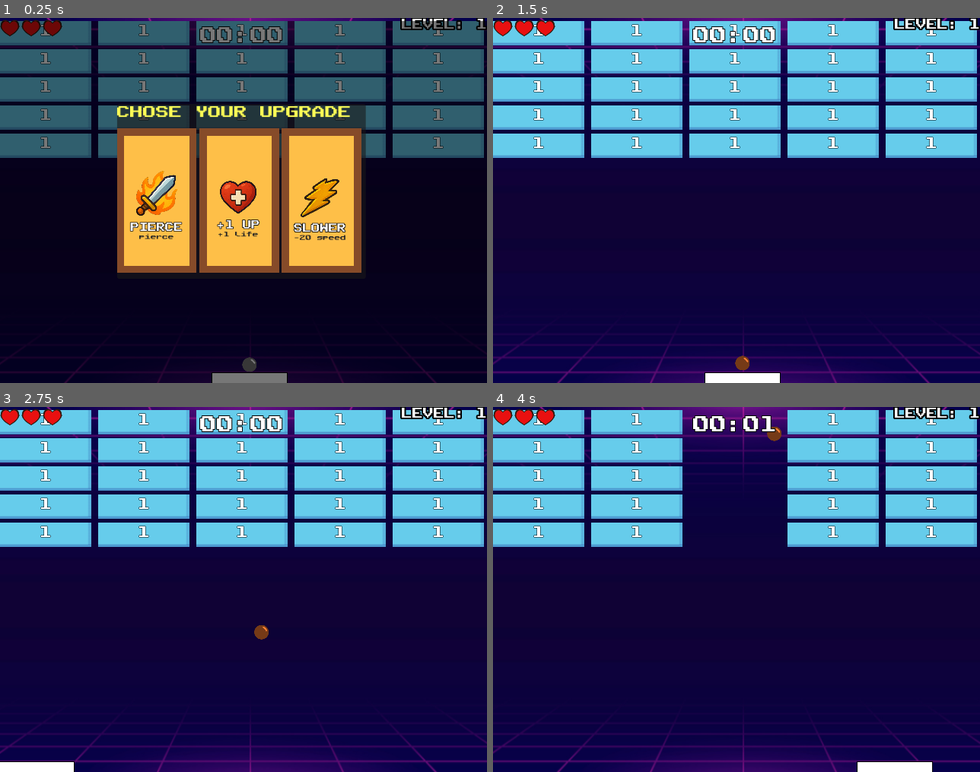
Above: before the commit, frames 1-4 (two rows, left to right).
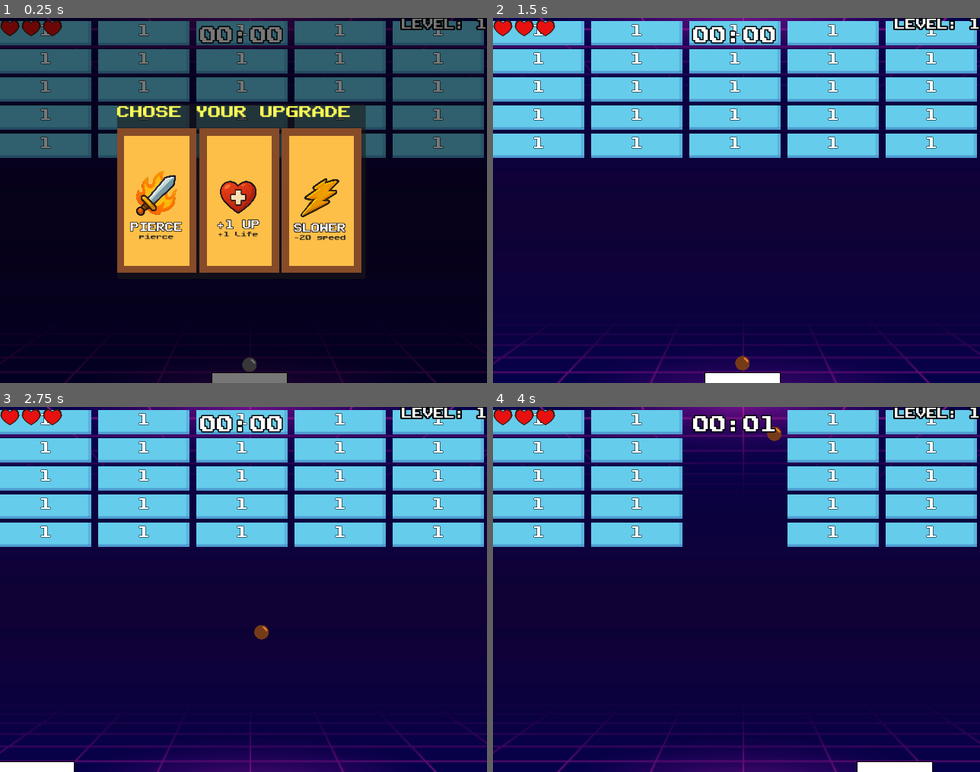
Above: after the commit, the same moments.

Repository: fabiolrodriguez/roguebrick
Game: Godot game, scene res://scenes/wrold.tscn
Same seed, same stepped clock (60 frames per second), same inputs: the game is played once before the commit and once after it.
Inputs (mouse positions are in pixels of both pictures, inside the frame that each line leads up to):
- Up to frame 1 (0.25 s): no input
- Up to frame 2 (1.5 s): tap Enter (ui_accept) at 0.5, 0.77 s; move the mouse to (843, 182) at 0.52 s; hold Right (ui_right) 0.53-1.25 s; click (648, 200) at 1.25 s
- Up to frame 3 (2.75 s): tap Enter (ui_accept) at 2, 2.27 s; move the mouse to (146, 607) at 2.02 s; hold Left (ui_left) from 2.03 s (still down)
- Up to frame 4 (4 s): move the mouse to (785, 509) at 2.77 s; release Left (ui_left) at 2.78 s; hold Right (ui_right) from 2.78 s (still down); move the mouse to (712, 662) at 3.52 s; tap Enter (ui_accept) at 3.77 s

The runs differ from the first frame. In frame 1, 0.9% of the frame differs, in the area x 0-100%, y 0-8%; in frame 2, 0.2%; in frame 3, 0.2%; in frame 4, 0.2%.

Commit message:
Added menu icons and fixed all menus

Diff:
--- a/scenes/wrold.tscn
+++ b/scenes/wrold.tscn
@@ -6,11 +6,14 @@
 [ext_resource type="PackedScene" uid="uid://s6uj340am82q" path="res://scenes/ball.tscn" id="3_ninex"]
 [ext_resource type="AudioStream" uid="uid://cvhmsmg4lnp61" path="res://assets/hit.mp3" id="5_vdhx6"]
 [ext_resource type="FontFile" uid="uid://ihks70w5dygr" path="res://assets/PublicPixel-rv0pA.ttf" id="5_w7a3i"]
-[ext_resource type="Texture2D" path="res://assets/transparent_background/cycle_transparent.png" id="6_06i83"]
+[ext_resource type="Texture2D" uid="uid://c3aavyyfd1w3l" path="res://assets/pixelbuttons/Pixel Buttons/Play_Pushed.png" id="6_j8gsw"]
 [ext_resource type="AudioStream" uid="uid://db1xcb8jghd27" path="res://assets/hit_brick.mp3" id="7_f3pje"]
+[ext_resource type="Texture2D" uid="uid://hp04iv3k2fsn" path="res://assets/pixelbuttons/Pixel Buttons/Music_Prev_Pushed.png" id="7_ft7vk"]
 [ext_resource type="AudioStream" uid="uid://jryeatwr5egh" path="res://assets/game_over.mp3" id="7_sehhi"]
 [ext_resource type="AudioStream" uid="uid://ct8rk5fq67bbc" path="res://assets/bg2.mp3" id="7_w7a3i"]
 [ext_resource type="AudioStream" uid="uid://l7g4b6mv3xfm" path="res://assets/deadzone.mp3" id="8_ajrab"]
+[ext_resource type="Texture2D" uid="uid://cql5rspb4sn0s" path="res://assets/pixelbuttons/Pixel Buttons/Cross_Pushed.png" id="8_ft7vk"]
+[ext_resource type="Texture2D" uid="uid://075ciql6kcue" path="res://assets/pixelbuttons/Pixel Buttons/Fast_Forward_Pushed.png" id="9_dt24f"]
 [ext_resource type="AudioStream" uid="uid://cvn3lm2ykrbp3" path="res://assets/destroy.mp3" id="9_n654h"]
 [ext_resource type="AudioStream" uid="uid://c6f5i82w3u4kj" path="res://assets/shine.mp3" id="10_wsg7y"]
 [ext_resource type="AudioStream" uid="uid://c80k8g5gnphdu" path="res://assets/chosed.mp3" id="11_sehhi"]
@@ -39,14 +42,14 @@
 [sub_resource type="LabelSettings" id="LabelSettings_vdhx6"]
 font = ExtResource("5_w7a3i")
 font_size = 22
-outline_size = 4
+outline_size = 6
 outline_color = Color(0, 0, 0, 1)
 shadow_size = 3
 
 [sub_resource type="LabelSettings" id="LabelSettings_x26i3"]
 font = ExtResource("5_w7a3i")
 font_size = 23
-font_color = Color(0.82502115, 0.2354809, 3.85046e-07, 1)
+font_color = Color(0.8862745, 0.8901961, 0, 1)
 
 [sub_resource type="LabelSettings" id="LabelSettings_ajrab"]
 font = ExtResource("5_w7a3i")
@@ -175,36 +178,49 @@
 anchor_right = 1.0
 anchor_bottom = 1.0
 offset_left = -11.0
-offset_top = -6.0
+offset_top = -13.0
 offset_right = 35.0
-offset_bottom = 29.0
+offset_bottom = 22.0
 grow_horizontal = 2
 grow_vertical = 2
 color = Color(0, 0, 0, 0.53333336)
 
-[node name="restart" type="Button" parent="dead" unique_id=873391574]
-offset_left = 186.0
-offset_top = 254.0
-offset_right = 261.0
-offset_bottom = 285.0
-text = "RESTART"
-icon = ExtResource("6_06i83")
-expand_icon = true
-
-[node name="quit" type="Button" parent="dead" unique_id=2067696824]
-offset_left = 385.0
-offset_top = 253.0
-offset_right = 460.0
-offset_bottom = 284.0
-text = "QUIT"
-
-[node name="title" type="Label" parent="dead" unique_id=1798592188]
-offset_left = 223.0
-offset_top = 201.0
-offset_right = 430.0
-offset_bottom = 233.0
+[node name="PanelContainer" type="PanelContainer" parent="dead" unique_id=995383835]
+custom_minimum_size = Vector2(36, 36)
+offset_left = 212.0
+offset_top = 164.0
+offset_right = 459.0
+offset_bottom = 306.0
+
+[node name="MarginContainer" type="MarginContainer" parent="dead/PanelContainer" unique_id=1432178857]
+layout_mode = 2
+
+[node name="VBoxContainer" type="VBoxContainer" parent="dead/PanelContainer/MarginContainer" unique_id=1609663850]
+layout_mode = 2
+
+[node name="title" type="Label" parent="dead/PanelContainer/MarginContainer/VBoxContainer" unique_id=1798592188]
+layout_mode = 2
 text = "GAME OVER!"
 label_settings = SubResource("LabelSettings_x26i3")
+horizontal_alignment = 1
+
+[node name="HBoxContainer" type="HBoxContainer" parent="dead/PanelContainer/MarginContainer/VBoxContainer" unique_id=126553957]
+layout_mode = 2
+alignment = 1
+
+[node name="restart" type="Button" parent="dead/PanelContainer/MarginContainer/VBoxContainer/HBoxContainer" unique_id=378730232]
+layout_mode = 2
+text = "RESTART"
+icon = ExtResource("7_ft7vk")
+icon_alignment = 1
+vertical_icon_alignment = 2
+
+[node name="quit" type="Button" parent="dead/PanelContainer/MarginContainer/VBoxContainer/HBoxContainer" unique_id=1559615580]
+layout_mode = 2
+text = "QUIT"
+icon = ExtResource("8_ft7vk")
+icon_alignment = 1
+vertical_icon_alignment = 2
 
 [node name="pause" type="CanvasLayer" parent="." unique_id=481035943]
 process_mode = 2
@@ -214,42 +230,56 @@
 anchor_right = 1.0
 anchor_bottom = 1.0
 offset_left = -11.0
-offset_top = -6.0
+offset_top = -11.0
 offset_right = 35.0
-offset_bottom = 29.0
+offset_bottom = 24.0
 grow_horizontal = 2
 grow_vertical = 2
 color = Color(0, 0, 0, 0.53333336)
 
-[node name="resume" type="Button" parent="pause" unique_id=1863447975]
-offset_left = 181.00002
-offset_top = 235.00002
-offset_right = 557.0
-offset_bottom = 543.0
-scale = Vector2(0.2, 0.2)
-text = "RESUME"
-
-[node name="restart" type="Button" parent="pause" unique_id=586514199]
-offset_left = 294.0
-offset_top = 254.0
-offset_right = 369.0
-offset_bottom = 285.0
-text = "RESTART"
-
-[node name="quit" type="Button" parent="pause" unique_id=1158852627]
-offset_left = 385.0
-offset_top = 253.0
-offset_right = 460.0
-offset_bottom = 284.0
-text = "QUIT"
-
-[node name="title" type="Label" parent="pause" unique_id=905728831]
-offset_left = 274.0
-offset_top = 202.0
-offset_right = 414.0
-offset_bottom = 234.0
+[node name="PanelContainer" type="PanelContainer" parent="pause" unique_id=66322275]
+custom_minimum_size = Vector2(36, 36)
+offset_left = 212.0
+offset_top = 164.0
+offset_right = 459.0
+offset_bottom = 306.0
+
+[node name="MarginContainer" type="MarginContainer" parent="pause/PanelContainer" unique_id=1334132888]
+layout_mode = 2
+
+[node name="VBoxContainer" type="VBoxContainer" parent="pause/PanelContainer/MarginContainer" unique_id=1321798034]
+layout_mode = 2
+
+[node name="title" type="Label" parent="pause/PanelContainer/MarginContainer/VBoxContainer" unique_id=905728831]
+layout_mode = 2
 text = "PAUSE"
 label_settings = SubResource("LabelSettings_ajrab")
+horizontal_alignment = 1
+
+[node name="HBoxContainer" type="HBoxContainer" parent="pause/PanelContainer/MarginContainer/VBoxContainer" unique_id=1094901160]
+layout_mode = 2
+alignment = 1
+
+[node name="resume" type="Button" parent="pause/PanelContainer/MarginContainer/VBoxContainer/HBoxContainer" unique_id=1863447975]
+layout_mode = 2
+text = "RESUME"
+icon = ExtResource("6_j8gsw")
+icon_alignment = 1
+vertical_icon_alignment = 2
+
+[node name="restart" type="Button" parent="pause/PanelContainer/MarginContainer/VBoxContainer/HBoxContainer" unique_id=586514199]
+layout_mode = 2
+text = "RESTART"
+icon = ExtResource("7_ft7vk")
+icon_alignment = 1
+vertical_icon_alignment = 2
+
+[node name="quit" type="Button" parent="pause/PanelContainer/MarginContainer/VBoxContainer/HBoxContainer" unique_id=1158852627]
+layout_mode = 2
+text = "QUIT"
+icon = ExtResource("8_ft7vk")
+icon_alignment = 1
+vertical_icon_alignment = 2
 
 [node name="win" type="CanvasLayer" parent="." unique_id=350136966]
 process_mode = 2
@@ -266,34 +296,48 @@
 grow_vertical = 2
 color = Color(0, 0, 0, 0.53333336)
 
-[node name="restart" type="Button" parent="win" unique_id=1638849918]
-offset_left = 175.0
-offset_top = 254.0
-offset_right = 250.0
-offset_bottom = 285.0
-text = "RESTART"
-
-[node name="quit" type="Button" parent="win" unique_id=388769189]
-offset_left = 401.0
-offset_top = 253.0
-offset_right = 476.0
-offset_bottom = 284.0
-text = "QUIT"
-
-[node name="endless" type="Button" parent="win" unique_id=76525584]
-offset_left = 263.0
-offset_top = 253.0
-offset_right = 392.0
-offset_bottom = 284.0
-text = "ENDLESS MODE"
-
-[node name="title" type="Label" parent="win" unique_id=1137587799]
-offset_left = 211.0
-offset_top = 201.0
-offset_right = 441.0
-offset_bottom = 233.0
+[node name="PanelContainer" type="PanelContainer" parent="win" unique_id=25911821]
+custom_minimum_size = Vector2(36, 36)
+offset_left = 212.0
+offset_top = 164.0
+offset_right = 459.0
+offset_bottom = 306.0
+
+[node name="MarginContainer" type="MarginContainer" parent="win/PanelContainer" unique_id=2044322366]
+layout_mode = 2
+
+[node name="VBoxContainer" type="VBoxContainer" parent="win/PanelContainer/MarginContainer" unique_id=868811372]
+layout_mode = 2
+
+[node name="title" type="Label" parent="win/PanelContainer/MarginContainer/VBoxContainer" unique_id=1137587799]
+layout_mode = 2
 text = "YOU WIN!!!"
 label_settings = SubResource("LabelSettings_x26i3")
+
+[node name="HBoxContainer" type="HBoxContainer" parent="win/PanelContainer/MarginContainer/VBoxContainer" unique_id=1221061453]
+layout_mode = 2
+alignment = 1
+
+[node name="restart" type="Button" parent="win/PanelContainer/MarginContainer/VBoxContainer/HBoxContainer" unique_id=2069631531]
+layout_mode = 2
+text = "RESTART"
+icon = ExtResource("7_ft7vk")
+icon_alignment = 1
+vertical_icon_alignment = 2
+
+[node name="endless" type="Button" parent="win/PanelContainer/MarginContainer/VBoxContainer/HBoxContainer" unique_id=76525584]
+layout_mode = 2
+text = "ENDLESS MODE"
+icon = ExtResource("9_dt24f")
+icon_alignment = 1
+vertical_icon_alignment = 2
+
+[node name="quit" type="Button" parent="win/PanelContainer/MarginContainer/VBoxContainer/HBoxContainer" unique_id=298693920]
+layout_mode = 2
+text = "QUIT"
+icon = ExtResource("8_ft7vk")
+icon_alignment = 1
+vertical_icon_alignment = 2
 
 [node name="hit" type="AudioStreamPlayer" parent="." unique_id=418023205]
 stream = ExtResource("5_vdhx6")
@@ -320,9 +364,9 @@
 anchor_right = 1.0
 anchor_bottom = 1.0
 offset_left = -11.0
-offset_top = 4.0
+offset_top = -3.0
 offset_right = 35.0
-offset_bottom = 39.0
+offset_bottom = 32.0
 grow_horizontal = 2
 grow_vertical = 2
 color = Color(0, 0, 0, 0.53333336)
@@ -486,14 +530,14 @@
 volume_db = -6.0
 
 [connection signal="body_entered" from="deadzone" to="." method="_on_deadzone_body_entered"]
-[connection signal="pressed" from="dead/restart" to="." method="_on_restart_pressed"]
-[connection signal="pressed" from="dead/quit" to="." method="_on_quit_pressed"]
-[connection signal="pressed" from="pause/resume" to="." method="_on_resume_pressed"]
-[connection signal="pressed" from="pause/restart" to="." method="_on_restart_pressed"]
-[connection signal="pressed" from="pause/quit" to="." method="_on_quit_pressed"]
-[connection signal="pressed" from="win/restart" to="." method="_on_restart_pressed"]
-[connection signal="pressed" from="win/quit" to="." method="_on_quit_pressed"]
-[connection signal="pressed" from="win/endless" to="." method="_on_endless_pressed"]
+[connection signal="pressed" from="dead/PanelContainer/MarginContainer/VBoxContainer/HBoxContainer/restart" to="." method="_on_restart_pressed"]
+[connection signal="pressed" from="dead/PanelContainer/MarginContainer/VBoxContainer/HBoxContainer/quit" to="." method="_on_quit_pressed"]
+[connection signal="pressed" from="pause/PanelContainer/MarginContainer/VBoxContainer/HBoxContainer/resume" to="." method="_on_resume_pressed"]
+[connection signal="pressed" from="pause/PanelContainer/MarginContainer/VBoxContainer/HBoxContainer/restart" to="." method="_on_restart_pressed"]
+[connection signal="pressed" from="pause/PanelContainer/MarginContainer/VBoxContainer/HBoxContainer/quit" to="." method="_on_quit_pressed"]
+[connection signal="pressed" from="win/PanelContainer/MarginContainer/VBoxContainer/HBoxContainer/restart" to="." method="_on_restart_pressed"]
+[connection signal="pressed" from="win/PanelContainer/MarginContainer/VBoxContainer/HBoxContainer/endless" to="." method="_on_endless_pressed"]
+[connection signal="pressed" from="win/PanelContainer/MarginContainer/VBoxContainer/HBoxContainer/quit" to="." method="_on_quit_pressed"]
 [connection signal="pressed" from="UpgradePanel/PanelContainer/MarginContainer/VBoxContainer/HBoxContainer/option1" to="." method="_on_option_1_pressed"]
 [connection signal="pressed" from="UpgradePanel/PanelContainer/MarginContainer/VBoxContainer/HBoxContainer/option2" to="." method="_on_option_2_pressed"]
 [connection signal="pressed" from="UpgradePanel/PanelContainer/MarginContainer/VBoxContainer/HBoxContainer/option3" to="." method="_on_option_3_pressed"]
Binary file added: assets/pixelbuttons/Pixel Buttons Samples 1.png
Not shown, added: assets/pixelbuttons/Pixel Buttons Samples 1.png.import
Binary file added: assets/pixelbuttons/Pixel Buttons Square.png
Not shown, added: assets/pixelbuttons/Pixel Buttons Square.png.import
Binary file added: assets/pixelbuttons/Pixel Buttons/Bottom_Left_Idle.png
Not shown, added: assets/pixelbuttons/Pixel Buttons/Bottom_Left_Idle.png.import
Binary file added: assets/pixelbuttons/Pixel Buttons/Bottom_Left_Pushed.png
Not shown, added: assets/pixelbuttons/Pixel Buttons/Bottom_Left_Pushed.png.import
Binary file added: assets/pixelbuttons/Pixel Buttons/Bottom_Right_Idle.png
Not shown, added: assets/pixelbuttons/Pixel Buttons/Bottom_Right_Idle.png.import
Binary file added: assets/pixelbuttons/Pixel Buttons/Bottom_Right_Pushed.png
Not shown, added: assets/pixelbuttons/Pixel Buttons/Bottom_Right_Pushed.png.import
(and 66 more such lines)
